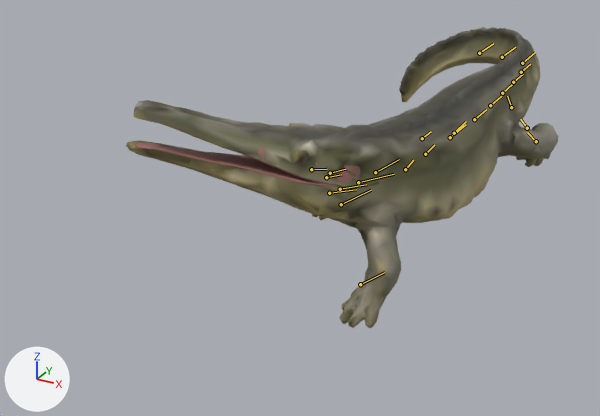
What one commit did to the glTF model public/assets/triassic/creatures/aphaneramma.puppet.glb.
Rendered twice from a camera (50 mm lens) standing at (2.23, -6.14, 2.21) and looking at (-0.67, -0.86, -0.43). The axes (+X, +Y, +Z) are drawn at lower left. The lights are the same throughout. The picture after the commit comes second. Both versions are drawn at frame 7 of the action 'Heavy'; the numbers are the values there. The bones that change, and the others that lie on the model, are drawn over the model as lines.

Objects in the first picture: 'Aphaneramma procedural volume twin', 'Aphaneramma procedural volume twin lower jaw', 'Oral cavity lining'.
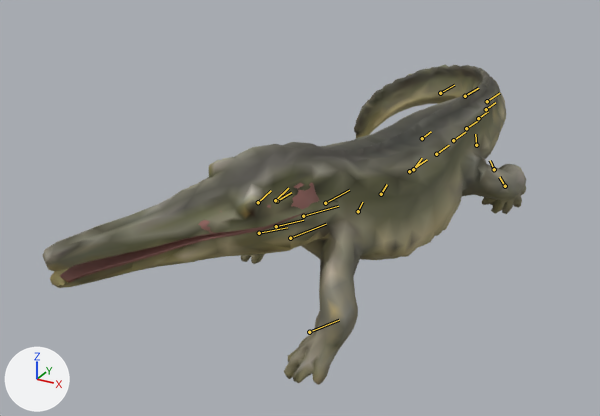
Location of each change, (x1, y1, x2, y2) in pixels of the pictures (600 x 416 px):
'Aphaneramma procedural volume twin', posed (14% wider, 6% taller)
    before: (134, 27, 558, 328)
    after: (43, 65, 526, 385)
'Aphaneramma procedural volume twin lower jaw', posed
    before: (126, 141, 351, 221)
    after: (50, 210, 322, 288)
'Oral cavity lining', posed
    before: (135, 121, 360, 188)
    after: (60, 182, 320, 283)
bone 'body', root to tip
    before: (450, 137) to (466, 124)
    after: (409, 171) to (427, 159)
bone 'chest', root to tip
    before: (375, 172) to (399, 159)
    after: (325, 203) to (349, 190)
bone 'fore_upper_L', root to tip
    before: (358, 182) to (394, 174)
    after: (303, 216) to (338, 206)
bone 'fore_upper_R', root to tip
    before: (341, 204) to (371, 190)
    after: (290, 238) to (326, 224)
bone 'neck_00', root to tip
    before: (330, 173) to (345, 169)
    after: (277, 201) to (291, 192)
bone 'skull', root to tip
    before: (311, 169) to (327, 169)
    after: (258, 202) to (271, 190)
bone 'jaw', root to tip
    before: (326, 177) to (341, 174)
    after: (275, 200) to (288, 188)
bone 'hind_upper_L', root to tip
    before: (454, 133) to (466, 121)
    after: (413, 169) to (422, 158)
bone 'hind_upper_R', root to tip
    before: (511, 107) to (507, 96)
    after: (476, 145) to (475, 134)

What the commit changed:
Bone 'body' (bone_body) moves from (0.0, 0.068, 0.0) to (0.0, -0.804, 0.0).
Bone 'body' (bone_body) turns from (3, 0, -4) to (-3, 0, -1) degrees about its own x, y and z.
Bone 'chest' (bone_chest) turns from (0, 0, -9) to (0, 0, -3) degrees about its own x, y and z.
Bone 'fore_upper_L' (bone_fore_upper_l) turns from (1, 0, -24) to (1, 0, -18) degrees about its own x, y and z.
Bone 'fore_upper_R' (bone_fore_upper_r) turns from (-1, 0, -3) to (-1, 0, -9) degrees about its own x, y and z.
Bone 'neck_00' (bone_neck_00) turns from (-4, 0, -13) to (7, 0, -5) degrees about its own x, y and z.
Bone 'skull' (bone_skull) turns from (-8, 0, -7) to (12, 0, -2) degrees about its own x, y and z.
Bone 'jaw' (bone_jaw) turns from (9, 0, 0) to (4, 0, 0) degrees about its own x, y and z.
Bone 'hind_upper_L' (bone_hind_upper_l) turns from (-1, 0, 3) to (-1, 0, 10) degrees about its own x, y and z.
Bone 'hind_upper_R' (bone_hind_upper_r) turns from (1, 0, 26) to (1, 0, 20) degrees about its own x, y and z.
